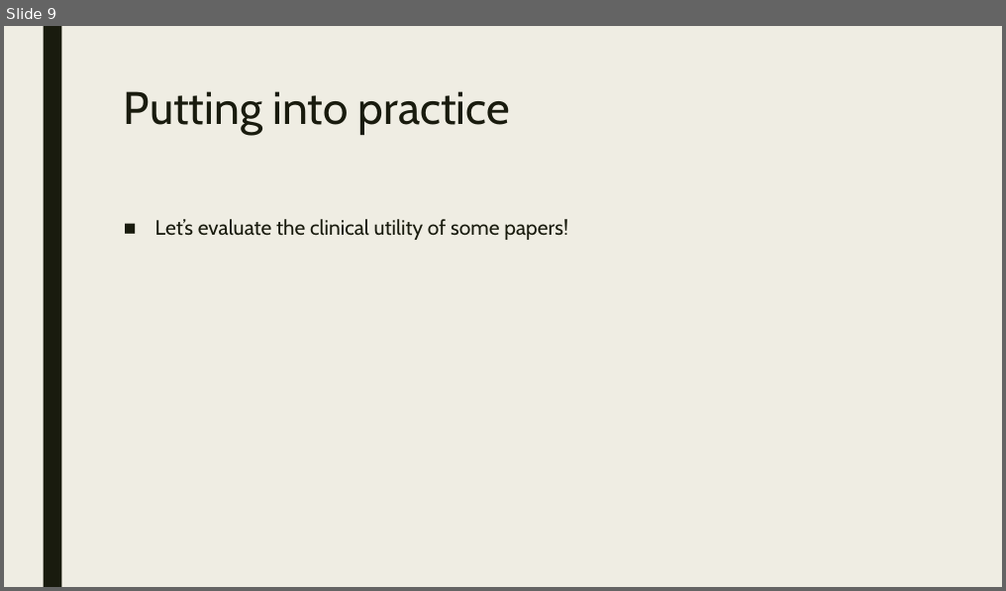
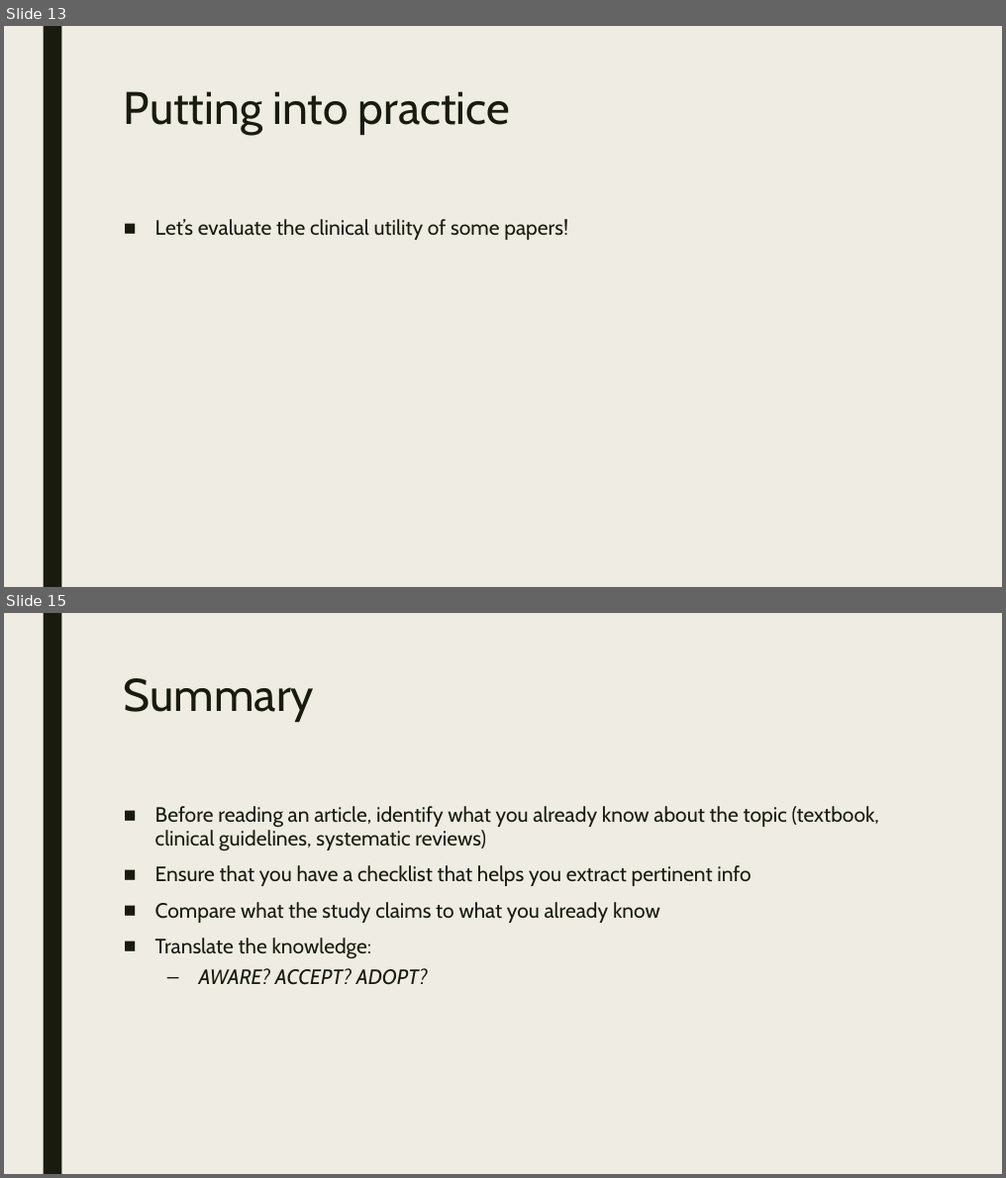
Before and after one commit to Jim-Wright90/cds_663_winter_2021, a slide deck: slides/Translating the evidence_presentation.pptx. Shown one above the other, each under a label of ours: slide 9 before the commit, slides 13 and 15 after it; the slides between them are not shown. The pictures are 1006x591 and 1006x1178 pixels, drawn with LibreOffice and Linux fonts; fonts in the diff are those of the drawing. Boxes give left, top, right and bottom in pixels: in the first picture for what was removed or moved away, otherwise in the second. Text is boxed around its words. In the diff, an @@ line names an element or a change of style, - is before the commit and + after.

```diff
--- a/slides/Translating the evidence_presentation.pptx
+++ b/slides/Translating the evidence_presentation.pptx
@@ slide 15 added at (4, 613, 1002, 1174), background #EFEDE3; not listed: 1 template element that a slide beside it also shows @@
@@ title added at (124, 678, 314, 722), 44 pt, text #191B0E @@
+Summary
@@ text added at (155, 806, 879, 985), 20 pt, text #191B0E @@
+■ Before reading an article, identify what you already know about the topic (textbook, clinical guidelines, systematic reviews)
+■ Ensure that you have a checklist that helps you extract pertinent info
+■ Compare what the study claims to what you already know
+■ Translate the knowledge:
+  – AWARE? ACCEPT? ADOPT?
@@ what was slide 9 is now slide 13 @@
```
Also in this commit, not shown: 3 slides changed, 5 other slides added, 1 other file.
